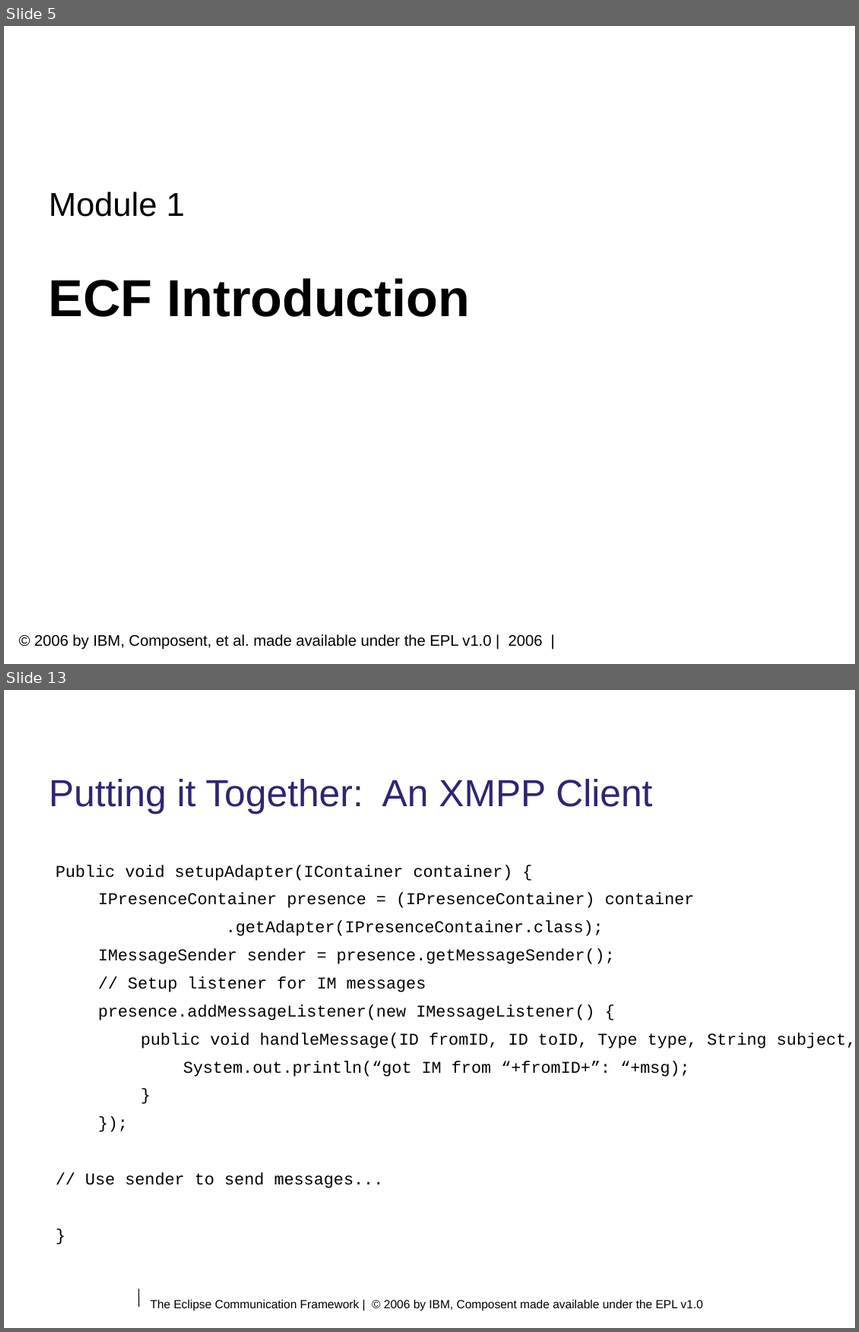
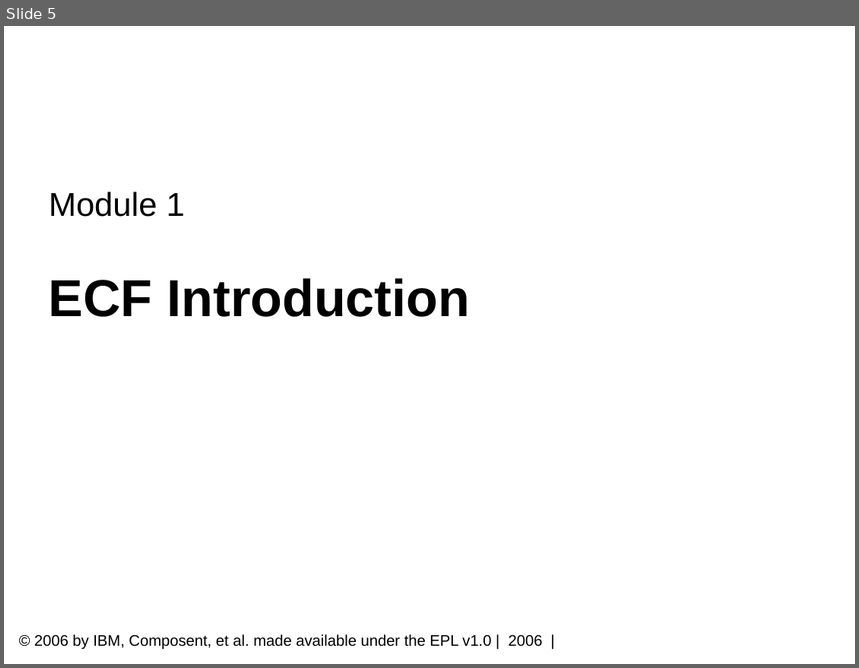
Before and after one commit to eclipse/ecf, a slide deck: doc/tutorials/EclipseCON 2006/module1.odp. Shown one above the other, each under a label of ours: slides 5 and 13 before the commit, slide 5 after it; the slides between them are not shown. The pictures are 859x1332 and 859x668 pixels, drawn with LibreOffice and Linux fonts; fonts in the diff are those of the drawing; background and template pictures are left out. Boxes give left, top, right and bottom in pixels: in the first picture for what was removed or moved away, otherwise in the second. Text is boxed around its words. In the diff, an @@ line names an element or a change of style, - is before the commit and + after.

Commit message:
Updates for module 1 of eclipsecon 2006 tutorial

```diff
--- a/doc/tutorials/EclipseCON 2006/module1.odp
+++ b/doc/tutorials/EclipseCON 2006/module1.odp
@@ slide 13 removed at box(4, 690, 855, 1328), background #FFFFFF @@
@@ title removed at box(49, 779, 652, 815) @@
-Putting it Together: An XMPP Client
@@ text removed at box(56, 865, 855, 1189) @@
-Public void setupAdapter(IContainer container) {
-IPresenceContainer presence = (IPresenceContainer) container
-.getAdapter(IPresenceContainer.class);
-IMessageSender sender = presence.getMessageSender();
-// Setup listener for IM messages
-presence.addMessageListener(new IMessageListener() {
-public void handleMessage(ID fromID, ID toID, Type type, String subject, String msg) {
-System.out.println(“got IM from “+fromID+”: “+msg);
-}
-});
-// Use sender to send messages...
-}
@@ line removed from (139, 1289) to (139, 1307) @@
@@ text removed at box(150, 1300, 703, 1311) @@
-The Eclipse Communication Framework | © 2006 by IBM, Composent made available under the EPL v1.0
```
Also in this commit, not shown: 10 slides changed, 1 slide added, 1 other file.
